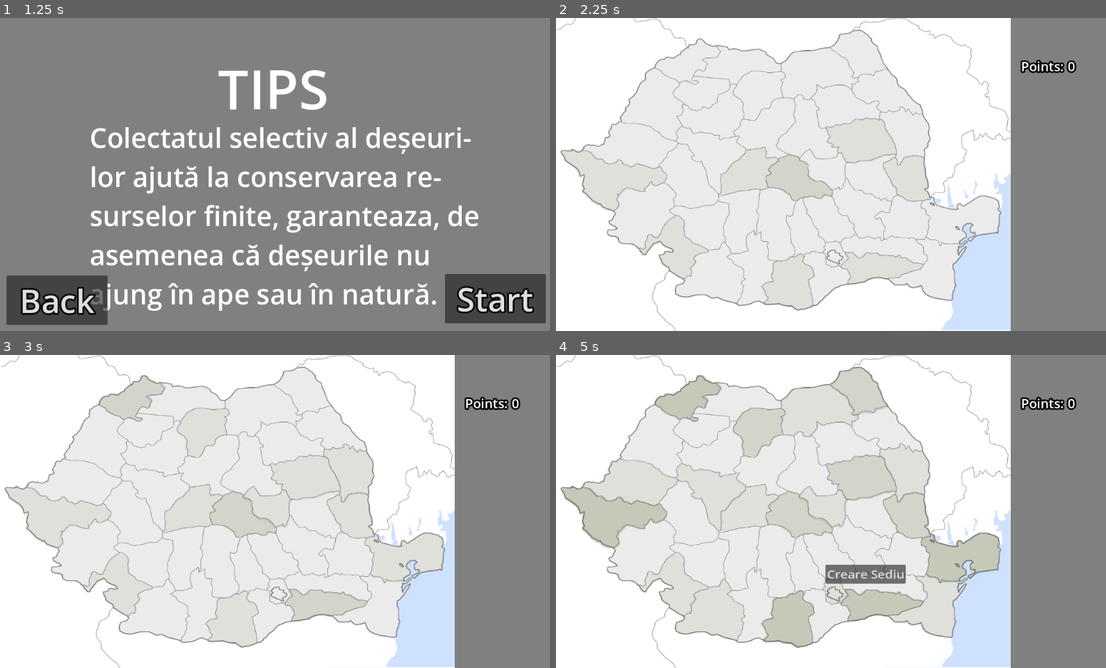
Above: before the commit, frames 1-4 (two rows, left to right).
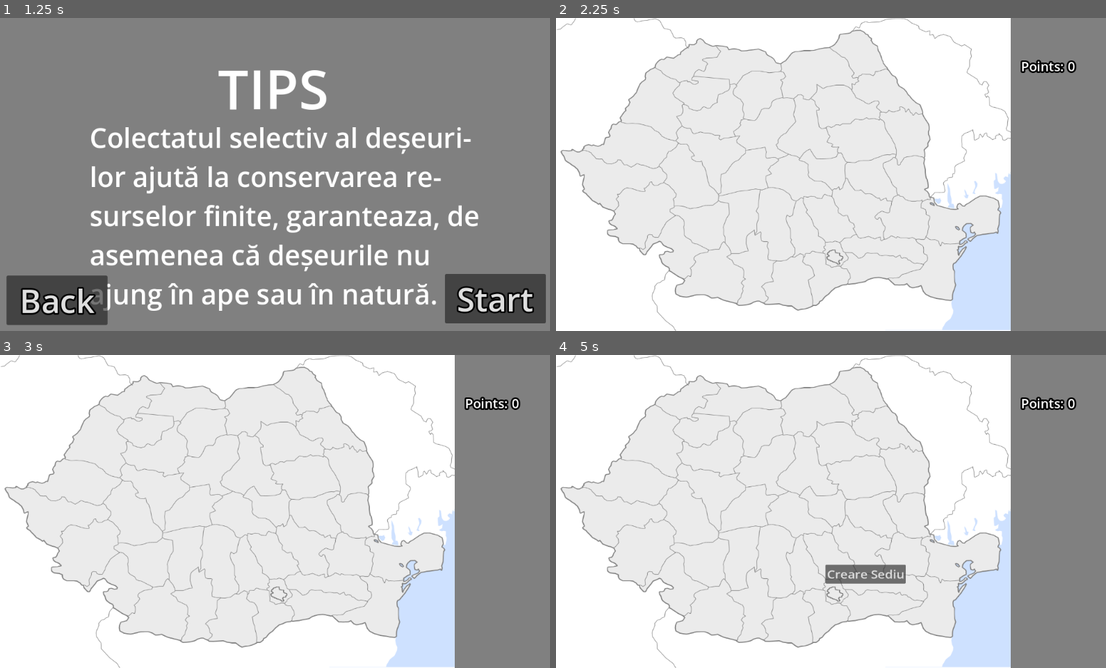
Above: after the commit, the same moments.

Repository: Yuichiro021/TechnoByte
Game: Godot game, scene res://main_menu/main_menu.tscn
Same seed, same stepped clock (60 frames per second), same inputs: the game is played once before the commit and once after it.
Inputs (mouse positions are in pixels of both pictures, inside the frame that each line leads up to):
- Up to frame 1 (1.25 s): click "Start" at 0.5 s
- Up to frame 2 (2.25 s): click "Start" at 1.25 s; move the mouse to (957, 158) at 2.02 s; click (957, 158) at 2.17 s
- Up to frame 3 (3 s): move the mouse to (165, 527) at 2.77 s; click (165, 527) at 2.92 s
- Up to frame 4 (5 s): move the mouse to (891, 442) at 3.52 s; click (891, 442) at 3.67 s; move the mouse to (809, 574) at 4.27 s; click (809, 574) at 4.42 s

Frame 1 is identical in both runs. In frame 2, 1.0% of the frame differs, in the area x 38-51%, y 43-59%; in frame 3, 2.8%; in frame 4, 12%, in the area x 1-81%, y 4-94%.

Commit message:
Butoane Sediu + Timer

Diff:
--- a/Scenes/level1.tscn
+++ b/Scenes/level1.tscn
@@ -422,7 +422,6 @@
 
 [node name="Timer" type="Timer" parent="."]
 wait_time = 0.1
-autostart = true
 
 [node name="side_menu" type="Node2D" parent="."]
 position = Vector2(1024, 0)
--- a/Scripts/Judete.gd
+++ b/Scripts/Judete.gd
@@ -48,6 +48,7 @@
 	sediu.texture=textura
 	child1.add_child(sediu)
 	child1.set_meta("sediu",true)
+	timer.start()
 
 func _input(event):
 	if event is InputEventMouseButton and event.is_pressed() and event.button_index==MOUSE_BUTTON_LEFT:
@@ -61,13 +62,17 @@
 					if is_point_inside_concave_shape(event.position,global_points):
 						if active_button !=null:
 							active_button.queue_free()
+						elif not butoane_sediu.is_empty():
+							for buton in butoane_sediu:
+								buton.queue_free()
+							butoane_sediu=[]
 						else:
 							if child.get_meta("sediu")==false and sediu_exista == false:
 								print("Clicked on: ",child.get_name())
 								create_child_button(child)
 								lower_pollution(child)
-							elif child.get_meta("sediu")==true:
-								meniu_sediu()
+							if sediu_exista==true and child.get_meta("sediu")==true:
+								meniu_sediu(child)
 
 func create_child_button(child):
 	var button := Button.new()
@@ -99,5 +104,37 @@
 	# If the number of intersections is odd, the point is inside the shape
 	return intersections % 2 == 1
 
-func meniu_sediu():
+var butoane_sediu = []
+
+func create_sediu_button(xpoz,ypoz,function,path,child):
+	var button = Button.new()
+	button.icon = load(path)
+	button.set_size(Vector2(25,25))
+	button.z_index=10
+	button.button_down.connect(function)
+	button.position.y+=ypoz
+	button.position.x-=xpoz
+	butoane_sediu.append(button)
+	child.add_child(button)
+
+func meniu_sediu(child):
+	create_sediu_button(150,50,buton_car,"res://resources/icons/car.png",child)
+	create_sediu_button(75,50,buton_tree,"res://resources/icons/tree.png",child)
+	create_sediu_button(0,50,buton_pesticide,"res://resources/icons/pesticide.png",child)
+	create_sediu_button(-75,50,buton_water,"res://resources/icons/water.png",child)
+	create_sediu_button(-150,50,buton_factory,"res://resources/icons/factory.png",child)
+
+func buton_car():
 	pass
+
+func buton_tree():
+	pass
+
+func buton_pesticide():
+	pass
+
+func buton_water():
+	pass
+
+func buton_factory():
+	pass
